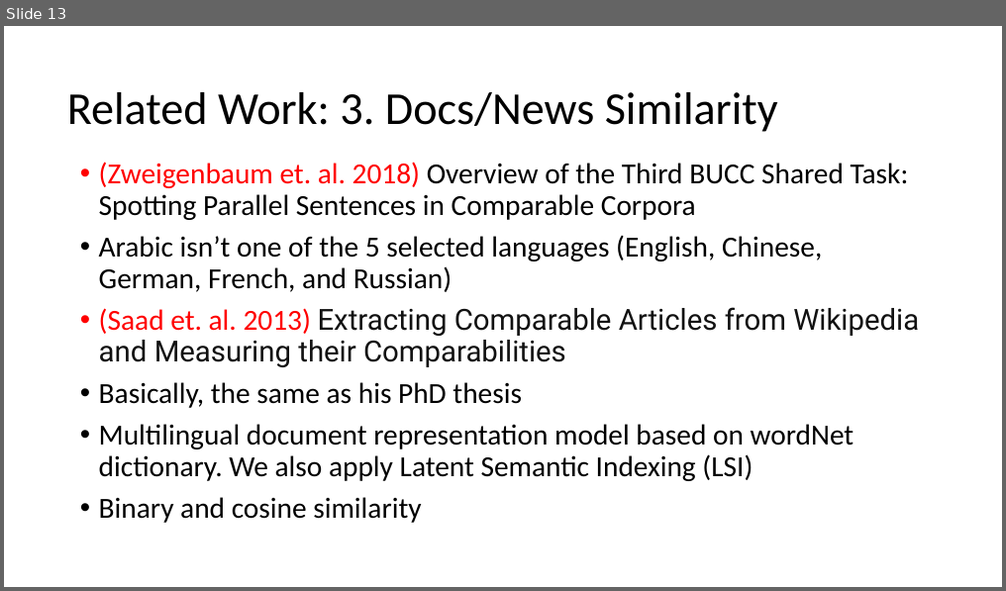
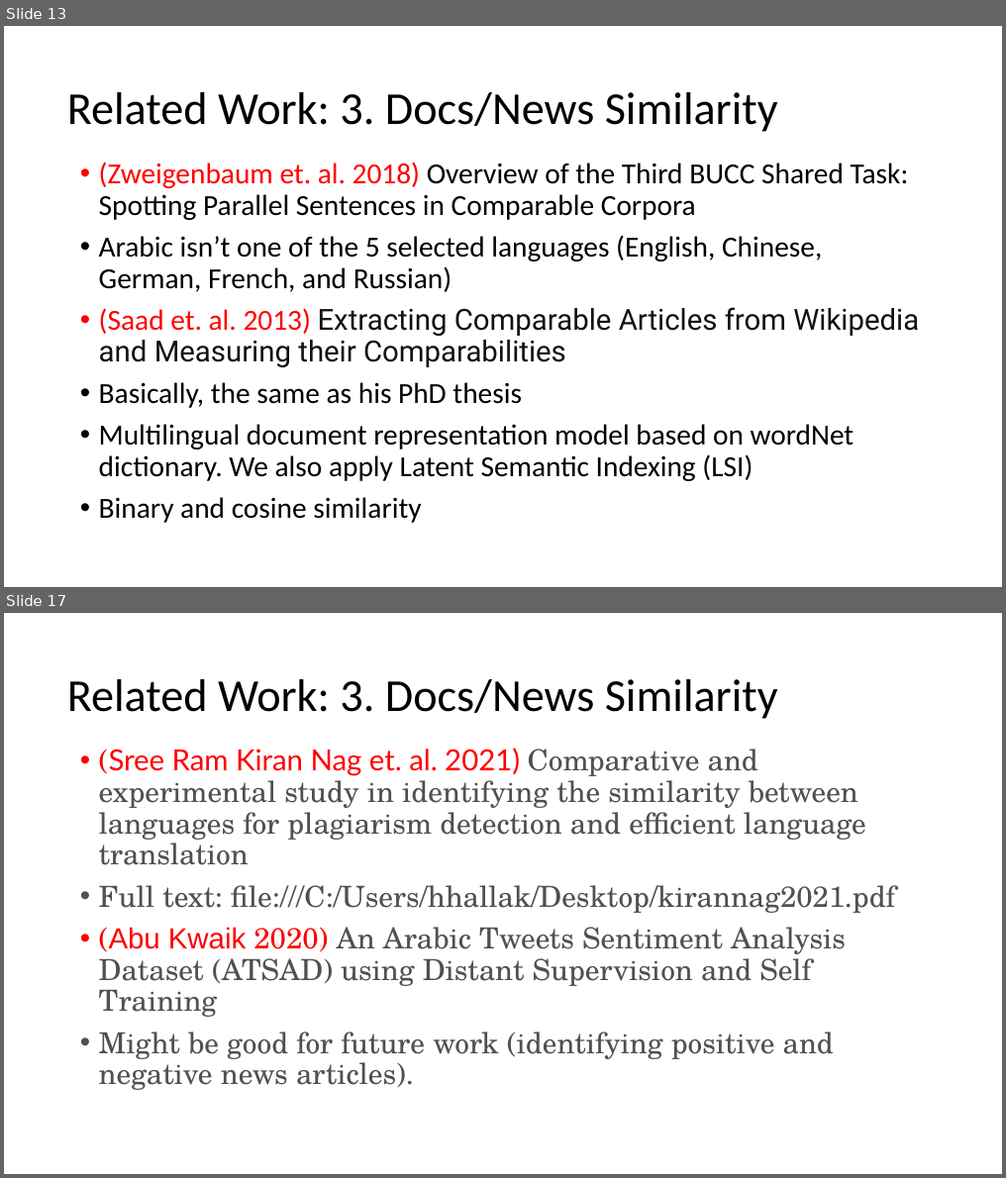
Before and after one commit to HussamHallak/TPDL2022, a slide deck: TPDL 2022 Paper Updates.pptx. Shown one above the other, each under a label of ours: slide 13 before the commit, slides 13 and 17 after it; the slides between them are not shown. The pictures are 1006x591 and 1006x1178 pixels, drawn with LibreOffice and Linux fonts; fonts in the diff are those of the drawing. Boxes give left, top, right and bottom in pixels: in the first picture for what was removed or moved away, otherwise in the second. Text is boxed around its words. In the diff, an @@ line names an element or a change of style, - is before the commit and + after.

```diff
--- a/TPDL 2022 Paper Updates.pptx
+++ b/TPDL 2022 Paper Updates.pptx
@@ slide 17 added at [4,613,1002,1174], background #FFFFFF @@
@@ title added at [67,679,778,719], 44 pt, text #000000 @@
+Related Work: 3. Docs/News Similarity
@@ text added at [99,748,896,1090], 28 pt, text #505050 @@
+• (Sree Ram Kiran Nag et. al. 2021) Comparative and experimental study in identifying the similarity between languages for plagiarism detection and efficient language translation
+• Full text: file:///C:/Users/hhallak/Desktop/kirannag2021.pdf
+• (Abu Kwaik 2020) An Arabic Tweets Sentiment Analysis Dataset (ATSAD) using Distant Supervision and Self Training
+• Might be good for future work (identifying positive and negative news articles).
```
Also in this commit, not shown: 1 slide changed, 3 other slides added, 1 slide removed.
